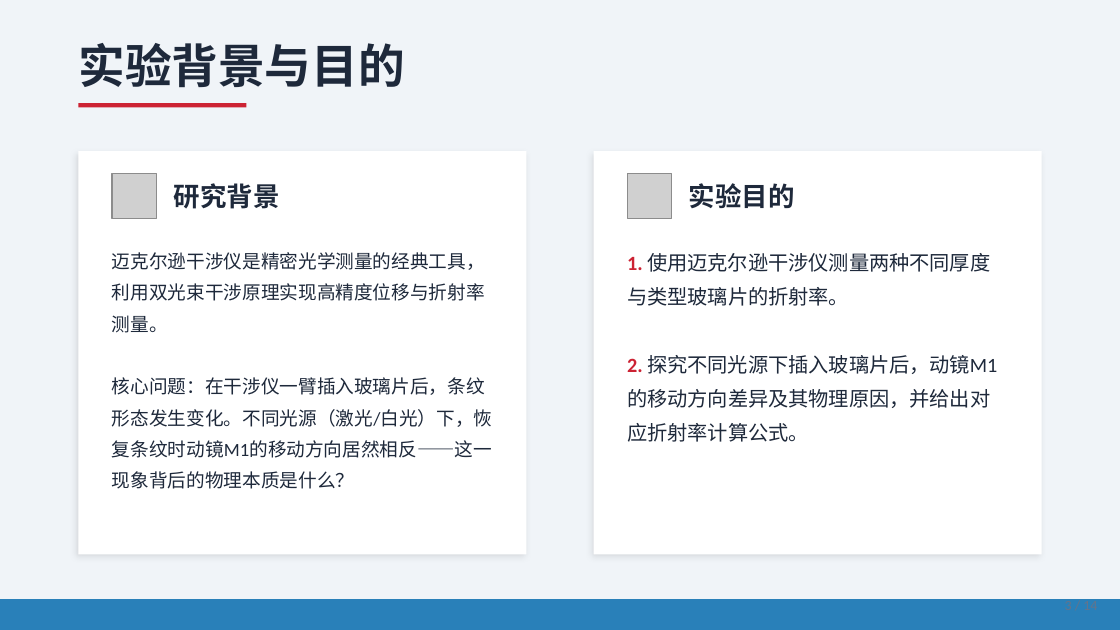
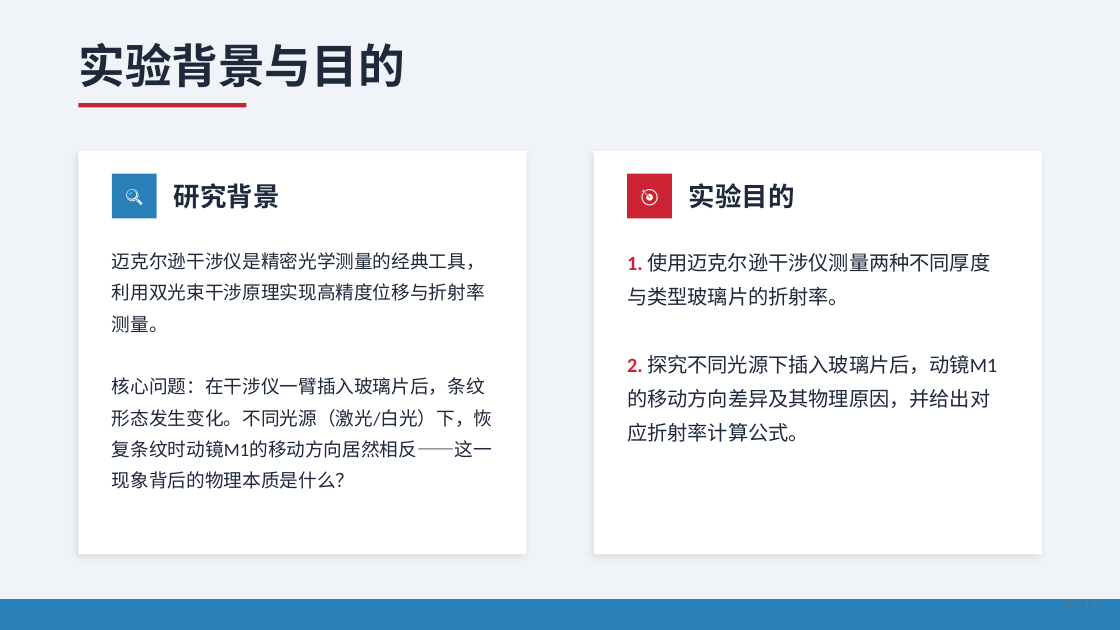
Before and after one commit to AblazeGHR/project, a slide deck: slide 3 of 迈克尔逊干涉仪实验探究/答辩PPT.pptx. Drawn at 1120x630 pixels with LibreOffice and Linux fonts; fonts in the diff are those of the drawing; grey boxes stand for pictures. Boxes give left, top, right and bottom in pixels: in the first picture for what was removed or moved away, otherwise in the second. Text is boxed around its words. In the diff, an @@ line names an element or a change of style, - is before the commit and + after.

```diff
--- a/迈克尔逊干涉仪实验探究/答辩PPT.pptx
+++ b/迈克尔逊干涉仪实验探究/答辩PPT.pptx
@@ picture removed at bbox=[112, 174, 157, 218] @@
@@ rectangle added at bbox=[112, 174, 157, 218], fill #2980B9 @@
@@ text added at bbox=[112, 174, 157, 218], 11.2 pt, text #FFFFFF @@
+🔍
@@ picture removed at bbox=[627, 174, 672, 218] @@
@@ rectangle added at bbox=[627, 174, 672, 218], fill #CC2233 @@
@@ text added at bbox=[627, 174, 672, 218], 11.2 pt, text #FFFFFF @@
+🎯
```
Also in this commit, not shown: 8 other slides changed, 2 other files.
